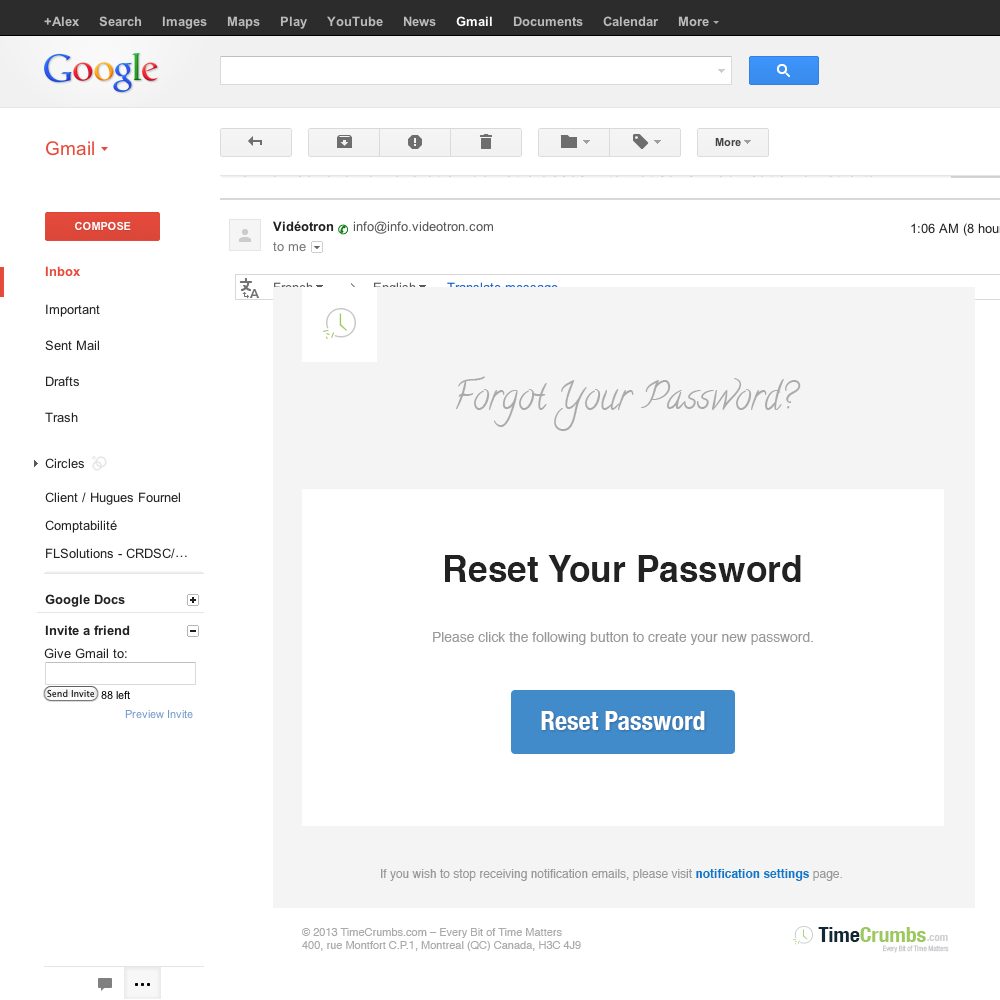
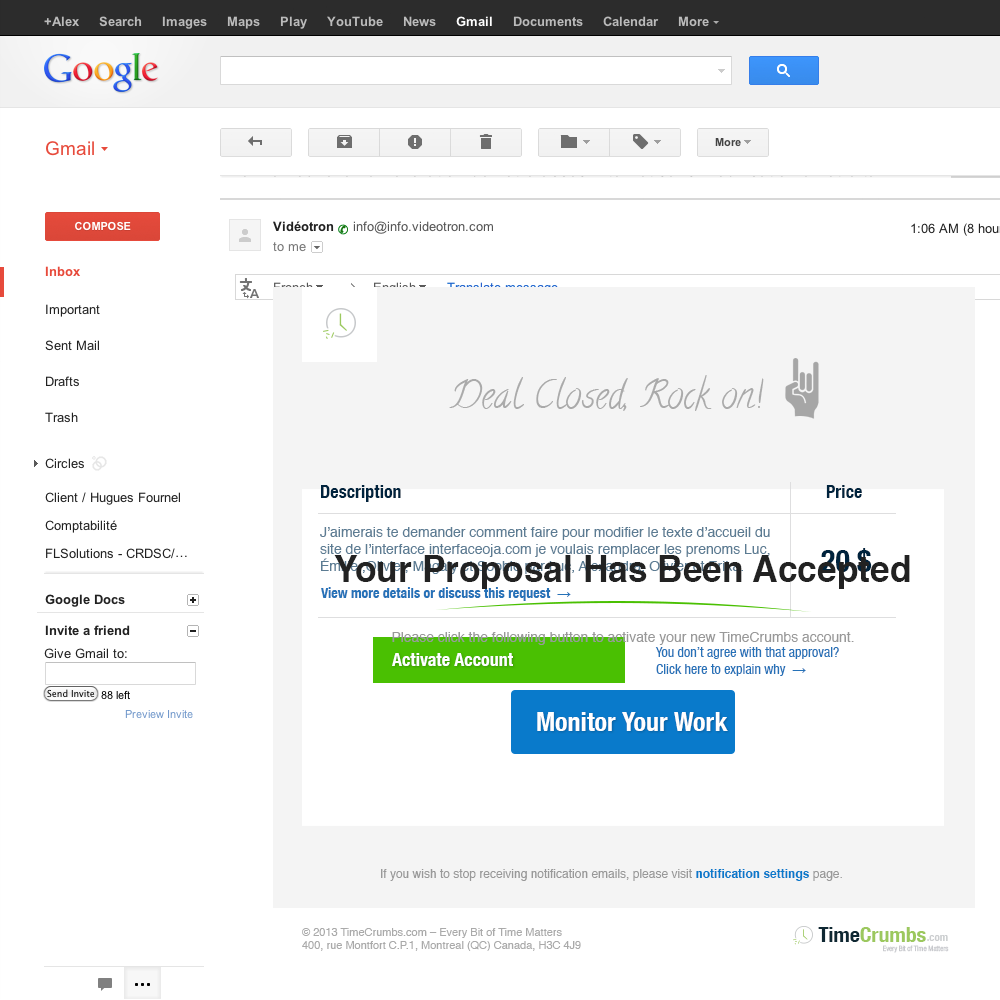
Before/after of a 1000 x 1000 layered artwork. What changed in the layer stack:
hid group "Reset Password" (1st of 2) (20 layers) over <box>318,376,910,754</box>
added layer "Shape 76" above "Confirmation" over <box>438,601,809,612</box>
added group "Order_Purchased" with 21 layers above "Activation" over <box>318,358,910,754</box>
added layer "Please click the following button to activate your new TimeCrum" (1st of 2, in "Order_Purchased") in group "Order_Purchased" over <box>392,632,854,645</box>
added layer "Layer 198" (32%) in group "Order_Purchased" over <box>785,358,819,419</box>
added layer "Deal Closed, Rock on!" in group "Order_Purchased" over <box>449,375,764,411</box>
added layer "Your Proposal Has Been Accepted" in group "Order_Purchased" over <box>334,555,910,589</box>
added layer "Monitor Your Work" in group "Order_Purchased" over <box>537,712,728,731</box>
added layer "Rounded Rectangle 1 copy 2" (2nd of 3, in "Order_Purchased") in group "Order_Purchased" over <box>511,690,735,754</box>
added group "Group 1" (3rd of 5, in "Order_Purchased") with 11 layers in group "Order_Purchased" over <box>318,482,896,683</box>
added layer "J’aimerais te demander comment faire pour modifier le texte d’a" (3rd of 5, in "Order_Purchased" › "Group 1") in group "Group 1" over <box>320,527,770,574</box>
added layer "View more details or discuss this request →" (3rd of 5, in "Order_Purchased" › "Group 1") in group "Group 1" over <box>321,587,571,601</box>
added layer "You don’t agree with that approval? Click here to explain why" (3rd of 5, in "Order_Purchased" › "Group 1") in group "Group 1" over <box>655,647,839,676</box>
added layer "Layer 194" (3rd of 5, in "Order_Purchased" › "Group 1") in group "Group 1" over <box>373,637,625,683</box>
added layer "Layer 191" (3rd of 6, in "Order_Purchased") in group "Order_Purchased" over <box>318,489,910,754</box>
…and 7 more changes (7 added)
